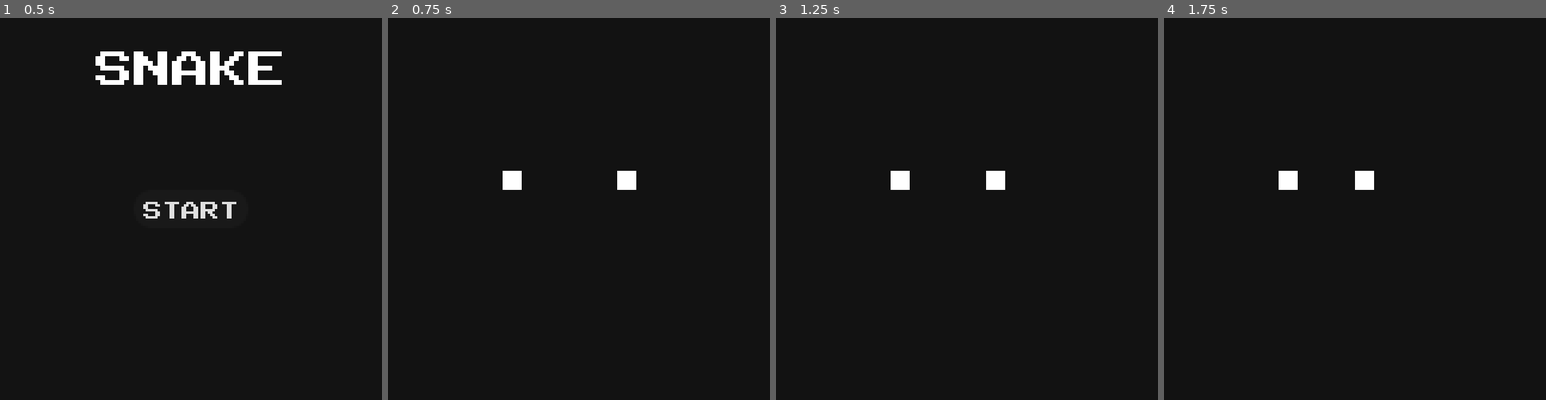
Above: before the commit, frames 1-4 (left to right).
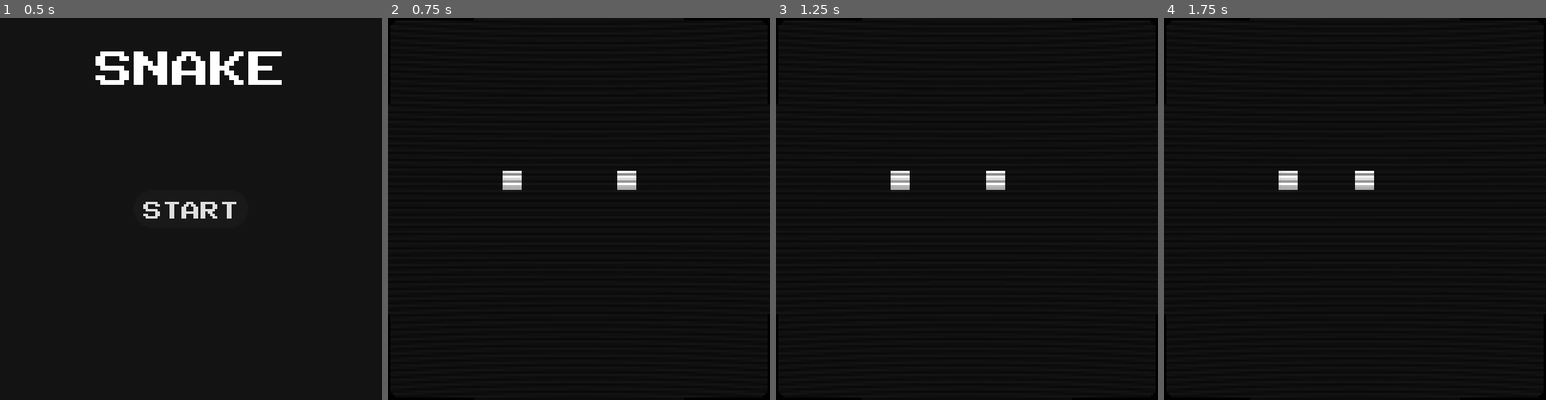
Above: after the commit, the same moments.

Repository: sins621/mini_games
Game: Godot game, scene res://start_menu.tscn
Two runs of this game, one before a commit and one after it. Both use one fixed random seed, a clock stepped at 60 frames per second and the inputs below.
Inputs:
- Up to frame 1 (0.5 s): no input
- Up to frame 2 (0.75 s): click "START" at 0.5 s
- Up to frame 3 (1.25 s): no input
- Up to frame 4 (1.75 s): hold D (right) from 1.28 s (still down)

Frame 1 is identical in both runs. In frame 2, 0.3% of the frame differs, in the area x 30-65%, y 40-45%; in frame 3, 0.3%; in frame 4, 0.3%.

Commit message:
crt_shader_snaek

Diff:
--- /dev/null
+++ b/snake/crt.gdshader
@@ -0,0 +1,18 @@
+shader_type canvas_item;
+render_mode unshaded, skip_vertex_transform;
+
+const float curvature = 7.0;
+
+uniform sampler2D screen_texture: hint_screen_texture;
+
+void fragment() {
+	vec2 centered_uv = SCREEN_UV * 2.0 - 1.0;
+	vec2 uv_offset = centered_uv.yx / curvature;
+	vec2 warped_uv = centered_uv + centered_uv * uv_offset * uv_offset;
+	vec3 cutoff = vec3(step(abs(warped_uv.x), 1.0) * step(abs(warped_uv.y), 1.0));
+	vec3 scanlines = vec3(sin(2.0 * warped_uv.y * 160.0) * 0.25 + 0.8);
+
+	vec3 screen_color = texture(screen_texture, (warped_uv + 1.0) / 2.0).rgb * cutoff * scanlines;
+	//COLOR = vec4(warped_uv, 0.0, 1.0);
+	COLOR = vec4(screen_color, 1.0);
+}
--- a/snake/main.tscn
+++ b/snake/main.tscn
@@ -1,11 +1,19 @@
-[gd_scene load_steps=5 format=3 uid="uid://dn57mr2ah7xfn"]
+[gd_scene load_steps=8 format=3 uid="uid://dn57mr2ah7xfn"]
 
 [ext_resource type="Script" uid="uid://d1702u7pqlmiu" path="res://main.gd" id="1_0xm2m"]
 [ext_resource type="Script" uid="uid://cwtuf4rm1t4e0" path="res://snake_head.gd" id="1_ig7tw"]
 [ext_resource type="Script" uid="uid://bh724mp2xiosv" path="res://food.gd" id="3_h2yge"]
+[ext_resource type="Shader" uid="uid://qn70gy8adyf8" path="res://crt.gdshader" id="4_1bvp3"]
 
 [sub_resource type="RectangleShape2D" id="RectangleShape2D_0xm2m"]
 size = Vector2(4, 4)
+
+[sub_resource type="ShaderMaterial" id="ShaderMaterial_lquwl"]
+shader = ExtResource("4_1bvp3")
+
+[sub_resource type="QuadMesh" id="QuadMesh_7mycd"]
+size = Vector2(160, 160)
+center_offset = Vector3(80, 80, 0)
 
 [node name="Main" type="Node2D"]
 script = ExtResource("1_0xm2m")
@@ -53,6 +61,12 @@
 position = Vector2(4, 4)
 shape = SubResource("RectangleShape2D_0xm2m")
 
+[node name="CanvasLayer" type="CanvasLayer" parent="."]
+
+[node name="MeshInstance2D" type="MeshInstance2D" parent="CanvasLayer"]
+material = SubResource("ShaderMaterial_lquwl")
+mesh = SubResource("QuadMesh_7mycd")
+
 [connection signal="timeout" from="Timer" to="." method="_on_timer_timeout"]
 [connection signal="body_entered" from="Food/FoodArea2D" to="." method="_on_area_2d_body_entered"]
 [connection signal="body_entered" from="Food/FoodArea2D" to="Food" method="_on_area_2d_body_entered"]
Not shown, added: snake/crt.gdshader.uid
